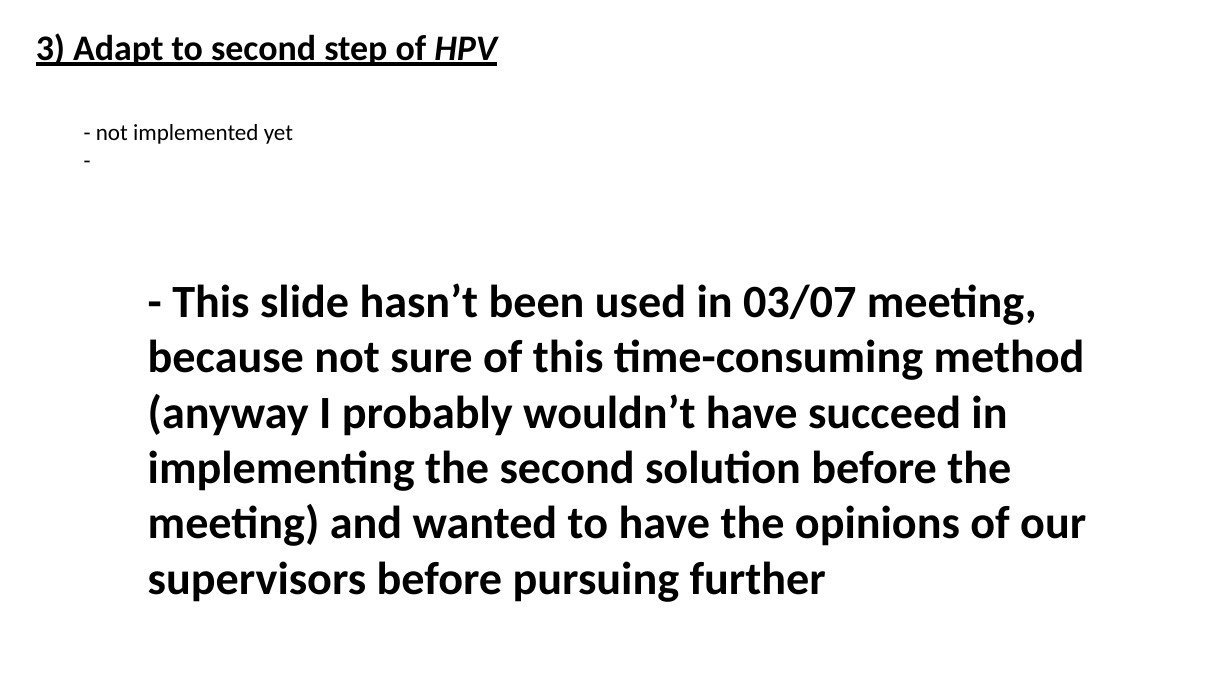
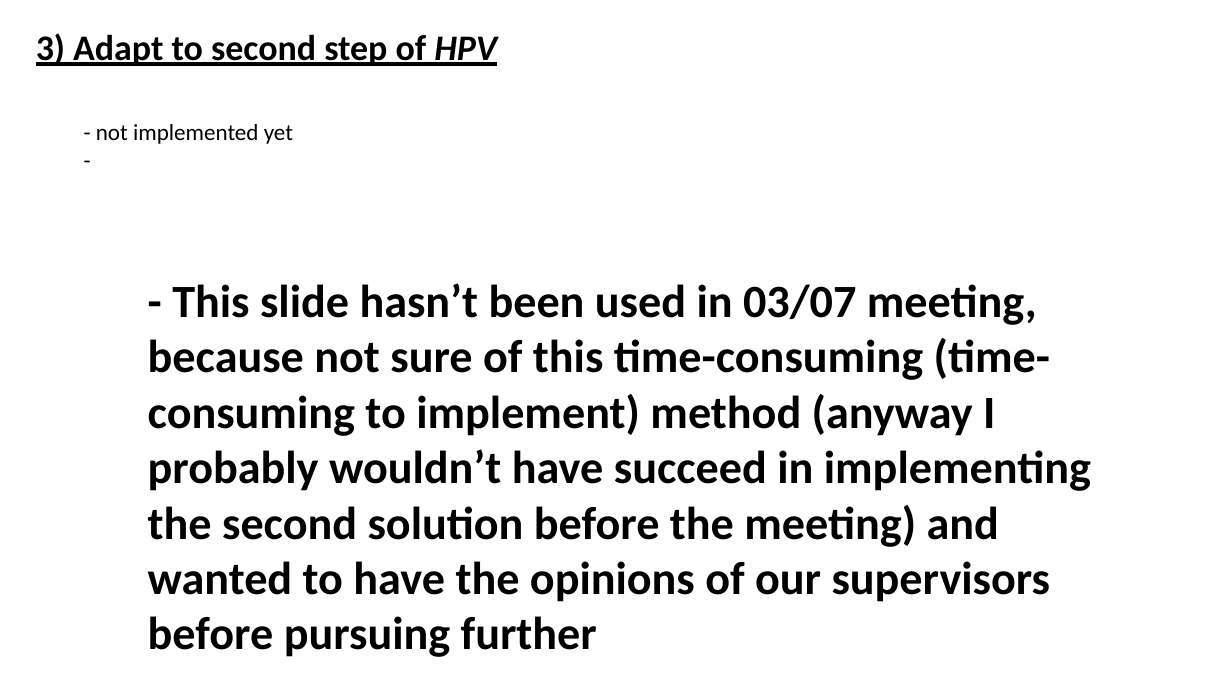
Before and after one commit to DupuisTelio/Breast_Calcification_Internship_2023, a slide deck: slide 11 of Diapositives/Diapositive 03-07.pptx. Drawn at 1232x693 pixels with LibreOffice and Linux fonts; fonts in the diff are those of the drawing. Boxes give left, top, right and bottom in pixels: in the first picture for what was removed or moved away, otherwise in the second. Text is boxed around its words. In the diff, an @@ line names an element or a change of style, - is before the commit and + after.

Commit message:
Just fixing details

```diff
--- a/Diapositives/Diapositive 03-07.pptx
+++ b/Diapositives/Diapositive 03-07.pptx
@@ text at bbox=[148, 283, 1091, 657]: text changed @@
-- This slide hasn’t been used in 03/07 meeting, because not sure of this time-consuming method (anyway I probably wouldn’t have succeed in implementing the second solution before the meeting) and wanted to have the opinions of our supervisors before pursuing further
+- This slide hasn’t been used in 03/07 meeting, because not sure of this time-consuming (time-consuming to implement) method (anyway I probably wouldn’t have succeed in implementing the second solution before the meeting) and wanted to have the opinions of our supervisors before pursuing further
```
